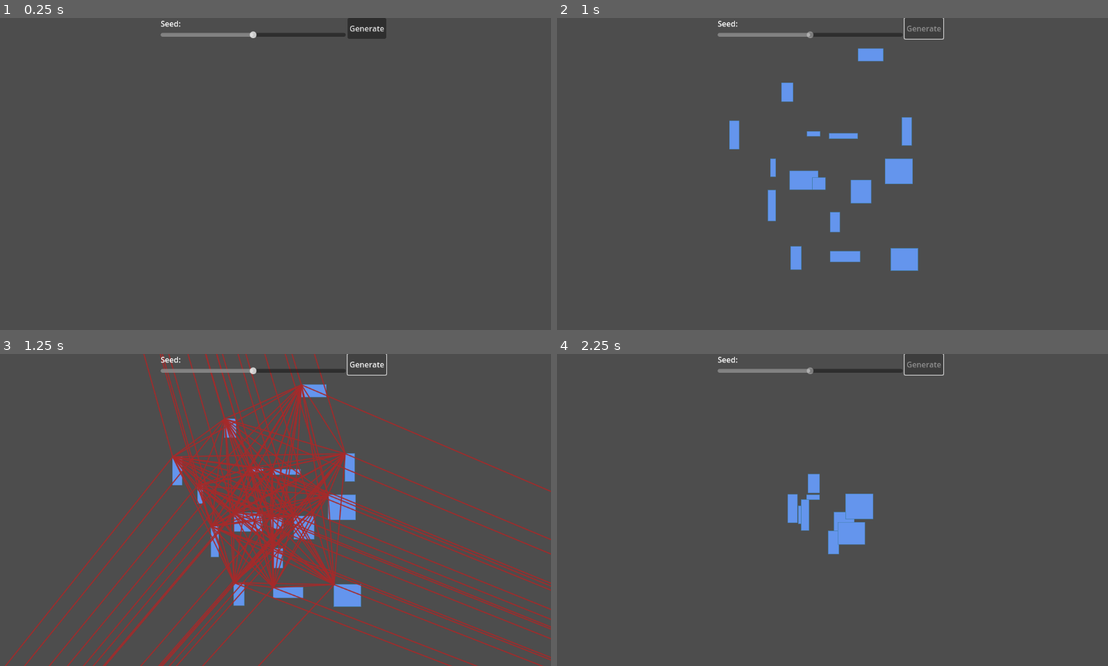
Above: before the commit, frames 1-4 (two rows, left to right).
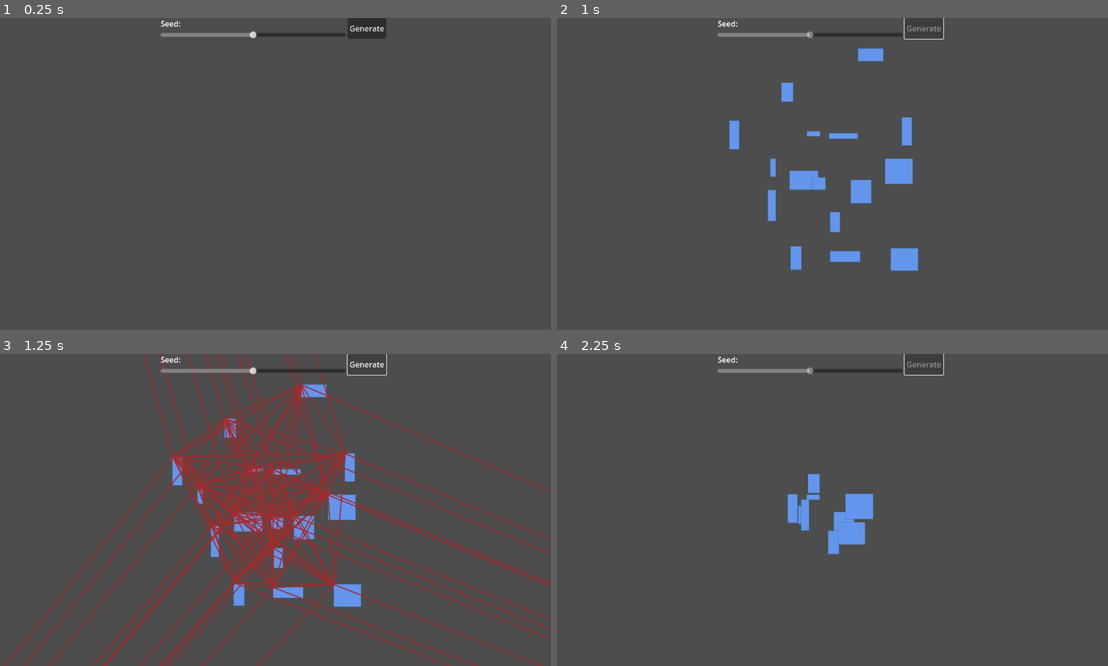
Above: after the commit, the same moments.

Repository: ObsidianBlk/tower_gwj73
Game: Godot game, scene res://scenes/map_gen_viewer/map_gen_viewer.tscn
Same seed, same stepped clock (60 frames per second), same inputs: the game is played once before the commit and once after it. This scene is started directly instead of the project's main scene.
Inputs (mouse positions are in pixels of both pictures, inside the frame that each line leads up to):
- Up to frame 1 (0.25 s): no input
- Up to frame 2 (1 s): click "Generate" at 0.5 s
- Up to frame 3 (1.25 s): no input
- Up to frame 4 (2.25 s): move the mouse to (953, 494) at 1.27 s; hold D (move_right) 1.28-2.03 s; tap X (look_down) at 1.35 s; tap Enter at 2 s; move the mouse to (716, 525) at 2.02 s; hold S (move_back) from 2.03 s (still down); tap Q (look_left) at 2.1 s

Frames 1-2 are identical in both runs. In frame 3, 3.2% of the frame differs, in the area x 12-100%, y 0-100%; in frame 4, nothing differs.

Commit message:
Attempted to fis delaunay... no luck

Diff:
--- a/scripts/delauny/d_triangle.gd
+++ b/scripts/delauny/d_triangle.gd
@@ -94,6 +94,9 @@
 		(v0.is_equal_approx(tri.v1) and v1.is_equal_approx(tri.v2) and v2.is_equal_approx(tri.v0)) or \
 		(v0.is_equal_approx(tri.v2) and v1.is_equal_approx(tri.v0) and v2.is_equal_approx(tri.v1))
 
+func as_string() -> String:
+	return "V0: %v\nV1: %v\nV2: %v\n\n"%[v0, v1, v2]
+
 # ------------------------------------------------------------------------------
 # Handler Methods
 # ------------------------------------------------------------------------------
--- a/scripts/delauny/delaunay.gd
+++ b/scripts/delauny/delaunay.gd
@@ -28,24 +28,30 @@
 # ------------------------------------------------------------------------------
 # Private Methods
 # ------------------------------------------------------------------------------
-func _StoreEdge(e : DLine) -> void:
-	for edge : DLine in _edges:
+func _StoreEdge(e : DLine, edges : Array[DLine]) -> Array[DLine]:
+	for edge : DLine in edges:
 		if e.is_equal_approx(edge):
-			return # The given edge is not unique, don't add it!
-	_edges.append(e)
+			return edges
+	edges.append(e)
+	return edges
 
 func _AddPoint(v : Vector2, tris : Array[DTriangle]) -> Array[DTriangle]:
+	var edges : Array[DLine] = []
+	#print("In: ", tris.size())
 	tris = tris.filter(func (item : DTriangle):
 		if item.is_point_in_circum_circle(v):
-			_StoreEdge(DLine.new(item.v0, item.v1))
-			_StoreEdge(DLine.new(item.v1, item.v2))
-			_StoreEdge(DLine.new(item.v2, item.v0))
+			edges = _StoreEdge(DLine.new(item.v0, item.v1), edges)
+			edges = _StoreEdge(DLine.new(item.v1, item.v2), edges)
+			edges = _StoreEdge(DLine.new(item.v2, item.v0), edges)
 			return false
 		return true
 	)
+	#print("Filtered: ", tris.size())
 
-	for edge : DLine in _edges:
+	for edge : DLine in edges:
 		tris.append(DTriangle.new(edge.from, edge.to, v))
+
+	#print("Out: ", tris.size(), "\n\n")
 	return tris
 
 # ------------------------------------------------------------------------------
@@ -62,10 +68,12 @@
 
 	_edges.clear()
 	for tri : DTriangle in tris:
-		if tri.is_equal_approx(super_tri): continue
-		_StoreEdge(DLine.new(tri.v0, tri.v1))
-		_StoreEdge(DLine.new(tri.v1, tri.v2))
-		_StoreEdge(DLine.new(tri.v2, tri.v0))
+		if tri.is_equal_approx(super_tri):
+			print("Found Super Triangle")
+			continue
+		_edges = _StoreEdge(DLine.new(tri.v0, tri.v1), _edges)
+		_edges = _StoreEdge(DLine.new(tri.v1, tri.v2), _edges)
+		_edges = _StoreEdge(DLine.new(tri.v2, tri.v0), _edges)
 
 	#tris = tris.filter(func(tri : DTriangle):
 	#	return not tri.is_equal_approx(super_tri)
Not shown, changed: assets/models/environment/environment.meshlib
